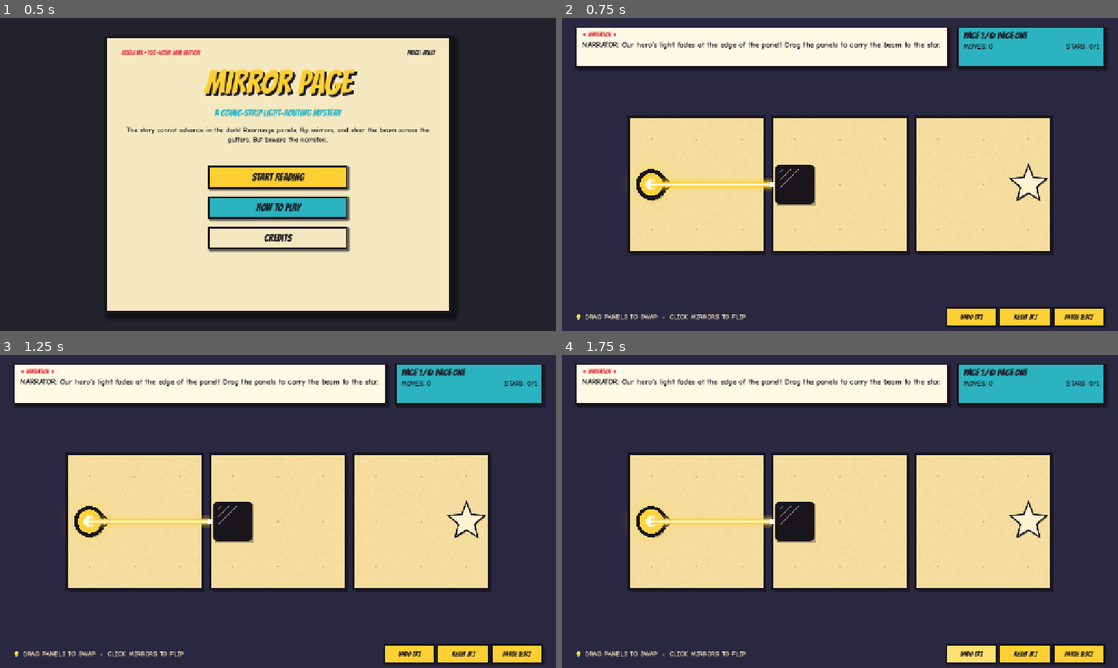
Above: before the commit, frames 1-4 (two rows, left to right).
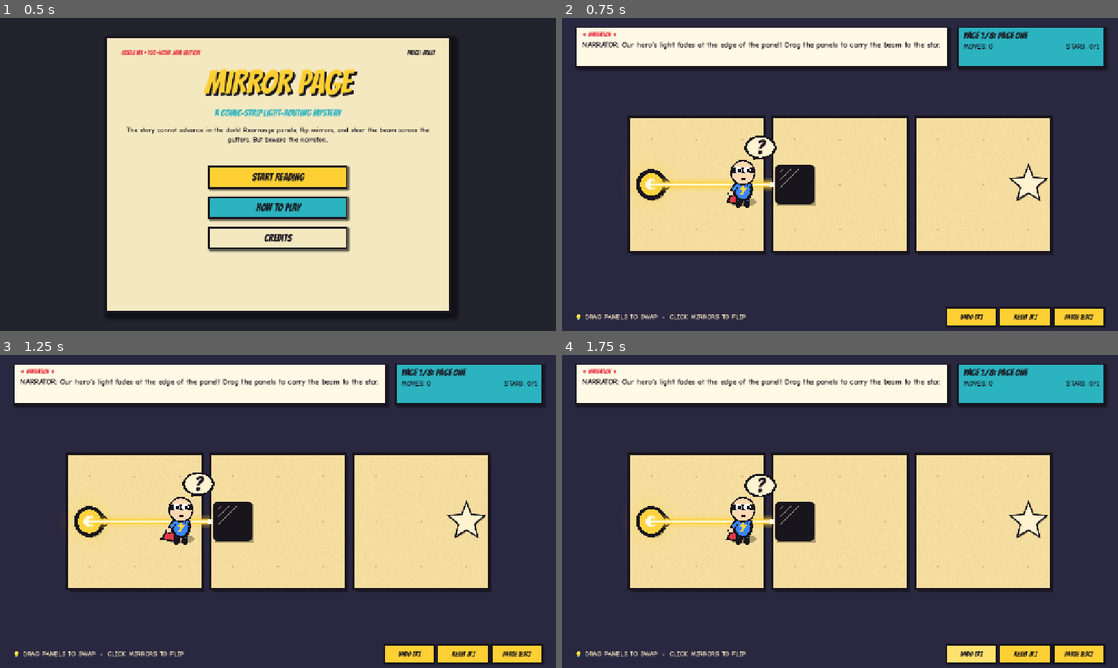
Above: after the commit, the same moments.

Repository: SankeerthNara/TGC-Game-Jam
Game: Godot game, scene res://scenes/main/main.tscn
Same seed, same stepped clock (60 frames per second), same inputs: the game is played once before the commit and once after it. Sound files missing from this copy of the repository are replaced by a short silence.
Inputs:
- Up to frame 1 (0.5 s): no input
- Up to frame 2 (0.75 s): click "START READING" at 0.5 s
- Up to frame 3 (1.25 s): no input
- Up to frame 4 (1.75 s): click "UNDO [Z]" at 1.25 s

Frame 1 is identical in both runs. In frame 2, 0.9% of the frame differs, in the area x 29-84%, y 4-61%; in frame 3, 0.9%, in the area x 28-84%, y 4-61%; in frame 4, 0.9%.

Commit message:
feat: comic hero that walks to the light and reacts, decoy wrong-page levels with skins
Co-Authored-By: Claude Sonnet 5.5 <noreply@anthropic.com>

Diff:
--- a/new-game-project/data/balance/level_hints.json
+++ b/new-game-project/data/balance/level_hints.json
@@ -9,6 +9,10 @@
 			"optimal_moves": 4
 		},
 		{
+			"file": "decoy_01.json",
+			"optimal_moves": 3
+		},
+		{
 			"file": "level_03.json",
 			"optimal_moves": 2,
 			"twist_optimal_moves": 2
@@ -16,6 +20,10 @@
 		{
 			"file": "level_04.json",
 			"optimal_moves": 6
+		},
+		{
+			"file": "decoy_02.json",
+			"optimal_moves": 3
 		},
 		{
 			"file": "level_05.json",
--- /dev/null
+++ b/new-game-project/data/levels/decoy_01.json
@@ -0,0 +1,26 @@
+{
+  "name": "Cupid's Crossword",
+  "type": "decoy",
+  "skin": "romance",
+  "reveal_after_moves": 2,
+  "panel_size": [
+    3,
+    3
+  ],
+  "layout": [
+    2,
+    2
+  ],
+  "rule": "normal",
+  "twist": "none",
+  "caption_intro": "NARRATOR: Next page! Light the star. Just a normal puzzle. Nothing suspicious about all these hearts and roses...",
+  "caption_twist": "NARRATOR: ...wait. Love letters? Roses? This isn't our comic! This is 'Heartthrob Monthly' #212. You turned the wrong page! Back we go!",
+  "cells": [
+    "..^...",
+    "###...",
+    "...../",
+    "......",
+    "...T..",
+    ".../.."
+  ]
+}
--- /dev/null
+++ b/new-game-project/data/levels/decoy_02.json
@@ -0,0 +1,26 @@
+{
+  "name": "Pastry Panic",
+  "type": "decoy",
+  "skin": "cooking",
+  "reveal_after_moves": 3,
+  "panel_size": [
+    3,
+    3
+  ],
+  "layout": [
+    2,
+    2
+  ],
+  "rule": "normal",
+  "twist": "none",
+  "caption_intro": "NARRATOR: Another page, another beam! Though the star looks oddly... croissant-shaped. Light it up!",
+  "caption_twist": "NARRATOR: OH NO. 'Pastry Panic Weekly'! That beam is a heat lamp and you just toasted the souffl\u00e9! WRONG PAGE again. I am so sorry. Moving on!",
+  "cells": [
+    "...#..",
+    ".#....",
+    "..<..\\",
+    ".....T",
+    "...../",
+    ".#...."
+  ]
+}
--- a/new-game-project/data/levels/index.json
+++ b/new-game-project/data/levels/index.json
@@ -1 +1 @@
-{ "levels": ["level_01.json", "level_02.json", "level_03.json", "level_04.json", "level_05.json", "level_06.json"] }
+{"levels": ["level_01.json", "level_02.json", "decoy_01.json", "level_03.json", "level_04.json", "decoy_02.json", "level_05.json", "level_06.json"]}
--- a/new-game-project/scripts/core/main.gd
+++ b/new-game-project/scripts/core/main.gd
@@ -10,6 +10,8 @@
 var level_data: Dictionary
 var undo_stack: Array[Dictionary] = []
 var busy := false
+var run_id := 0 ## bumps on every level start so stale timers do nothing
+var decoy_revealed := false
 var state := "menu" ## menu | playing | paused | ended
 
 var _caption: Label
@@ -101,6 +103,8 @@
 	level_data = GameState.current_level()
 	model = PageModel.from_data(level_data)
 	undo_stack.clear()
+	run_id += 1
+	decoy_revealed = false
 	busy = false
 	view.input_enabled = state == "playing"
 	view.set_model(model)
@@ -162,15 +166,40 @@
 	view.set_trace(tr)
 	EventBus.move_count_changed.emit(model.moves)
 	EventBus.beam_updated.emit(st["good_lit"], st["good_total"], st["bad_lit"])
+	if level_data.get("type", "puzzle") == "decoy":
+		if not decoy_revealed and (st["solved"] or model.moves >= int(level_data.get("reveal_after_moves", 2))):
+			_reveal_decoy()
+		return
 	if st["solved"]:
 		_on_solved()
 
 
+## A decoy page looks like a normal puzzle but belongs to some other comic.
+## Once the player has played with it a little, the narrator admits the mistake.
+func _reveal_decoy() -> void:
+	decoy_revealed = true
+	busy = true
+	view.input_enabled = false
+	var id := run_id
+	await get_tree().create_timer(0.7).timeout
+	if id != run_id or state != "playing":
+		return
+	view.shake(16.0)
+	EventBus.twist_triggered.emit("wrong_page")
+	EventBus.caption_changed.emit(level_data.get("caption_twist", "NARRATOR: Wrong page! Oops."))
+	await get_tree().create_timer(4.0).timeout
+	if id == run_id and state == "playing":
+		_advance()
+
+
 func _on_solved() -> void:
+	var id := run_id
 	busy = true
 	view.input_enabled = false
 	if level_data.get("twist", "none") == "flip" and not model.flipped:
 		await get_tree().create_timer(1.0).timeout
+		if id != run_id:
+			return
 		model.flipped = true
 		view.shake(18.0)
 		EventBus.twist_triggered.emit("flip")
@@ -182,7 +211,7 @@
 	EventBus.level_solved.emit(GameState.level_index)
 	EventBus.caption_changed.emit(level_data.get("caption_solved", "Page complete."))
 	await get_tree().create_timer(2.2).timeout
-	if state == "playing":
+	if id == run_id and state == "playing":
 		_advance()
 
 
--- /dev/null
+++ b/new-game-project/scripts/systems/hero_actor.gd
@@ -0,0 +1,170 @@
+class_name HeroActor
+extends RefCounted
+## The little comic hero who walks the page toward wherever the light ends up,
+## and reacts to what he finds. Purely visual; PageView owns and drives him.
+
+enum Mood { THINK, HAPPY, SCARED, CONFUSED }
+
+var pos := Vector2.ZERO
+var target := Vector2.ZERO
+var gaze := Vector2.ZERO
+var mood: Mood = Mood.THINK
+var villain := false
+
+var _placed := false
+var _t := 0.0
+var _walk := 0.0
+var _facing := 1.0
+var _moving := false
+
+
+func reset() -> void:
+	_placed = false
+	mood = Mood.THINK
+	villain = false
+
+
+func set_target(stand: Vector2, look_at: Vector2) -> void:
+	target = stand
+	gaze = look_at
+	if not _placed:
+		pos = stand
+		_placed = true
+
+
+func update(delta: float, cell: float) -> void:
+	_t += delta
+	var to := target - pos
+	_moving = to.length() > 3.0
+	if _moving:
+		pos = pos.move_toward(target, cell * 7.0 * delta)
+		_walk += delta * 15.0
+		if absf(to.x) > 2.0:
+			_facing = signf(to.x)
+	else:
+		_facing = signf(gaze.x - pos.x) if absf(gaze.x - pos.x) > 4.0 else _facing
+
+
+func draw(c: CanvasItem, s: float, ink: Color, paper: Color, font: Font, base: Vector2) -> void:
+	var hop := 0.0
+	if mood == Mood.HAPPY and not _moving:
+		hop = absf(sin(_t * 7.0)) * s * 0.22
+	var step := absf(sin(_walk)) * s * 0.05 if _moving else 0.0
+	var shake := Vector2(sin(_t * 60.0) * s * 0.02, 0.0) if mood == Mood.SCARED and not _moving else Vector2.ZERO
+	var root := pos + shake
+	var feet := root + Vector2(0, s * 0.3)
+
+	# ground shadow
+	c.draw_set_transform(base + feet, 0.0, Vector2(1.0, 0.3))
+	c.draw_circle(Vector2.ZERO, s * 0.24 - hop * 0.2, Color(0, 0, 0, 0.3))
+	c.draw_set_transform(base, 0.0, Vector2.ONE)
+
+	var o := root + Vector2(0, -step - hop)
+	var f := _facing
+	var suit := Color("3a86ff") if not villain else Color("7b2cbf")
+	var cape := Color("e63946") if not villain else Color("240046")
+	var skin := Color("ffd9b3")
+
+	# cape, trailing behind him (two triangles, so it is always a valid shape)
+	var sway := sin(_t * 6.0 + _walk) * s * 0.04 + (-f * s * 0.1 if _moving else 0.0)
+	var cs_l := o + Vector2(-0.12 * s, -0.02 * s)
+	var cs_r := o + Vector2(0.12 * s, -0.02 * s)
+	var hem_far := o + Vector2(-f * 0.3 * s + sway, 0.3 * s)
+	var hem_near := o + Vector2(-f * 0.06 * s + sway, 0.34 * s)
+	var mid := (cs_l + cs_r) * 0.5
+	for tri in [[cs_l, mid, hem_far], [mid, cs_r, hem_near], [mid, hem_far, hem_near]]:
+		c.draw_colored_polygon(PackedVector2Array(tri), cape)
+	c.draw_polyline(PackedVector2Array([cs_l, hem_far, hem_near, cs_r]), ink, s * 0.03)
+
+	# legs
+	var swing := sin(_walk) * s * 0.09 if _moving else 0.0
+	for side in [-1.0, 1.0]:
+		var hip := o + Vector2(side * 0.07 * s, 0.2 * s)
+		var foot := root + Vector2(side * 0.07 * s + side * swing, 0.34 * s)
+		c.draw_line(hip, foot, ink, s * 0.1)
+		c.draw_line(hip, foot, suit, s * 0.055)
+		c.draw_circle(foot, s * 0.055, ink)
+
+	# body
+	c.draw_set_transform(base + o + Vector2(0, 0.08 * s), 0.0, Vector2(1.0, 1.25))
+	c.draw_circle(Vector2.ZERO, s * 0.17, ink)
+	c.draw_circle(Vector2.ZERO, s * 0.13, suit)
+	c.draw_set_transform(base, 0.0, Vector2.ONE)
+	var bolt_c := o + Vector2(0, 0.08 * s)
+	c.draw_polyline(PackedVector2Array([bolt_c + Vector2(0.03, -0.08) * s, bolt_c + Vector2(-0.03, 0.0) * s, bolt_c + Vector2(0.03, 0.0) * s, bolt_c + Vector2(-0.03, 0.09) * s]), Color("ffd23f"), s * 0.035)
+	# arms: wave when happy, up when scared
+	var shoulder_l := o + Vector2(-0.12 * s, 0.03 * s)
+	var shoulder_r := o + Vector2(0.12 * s, 0.03 * s)
+	var hand_l := shoulder_l + Vector2(-0.08 * s, 0.12 * s + sin(_walk + 1.0) * s * 0.03 * (1.0 if _moving else 0.0))
+	var hand_r := shoulder_r + Vector2(0.08 * s, 0.12 * s - sin(_walk) * s * 0.03 * (1.0 if _moving else 0.0))
+	if mood == Mood.HAPPY and not _moving:
+		hand_r = shoulder_r + Vector2(0.1 * s, -0.16 * s - hop * 0.3)
+		hand_l = shoulder_l + Vector2(-0.1 * s, -0.16 * s - hop * 0.3)
+	elif mood == Mood.SCARED and not _moving:
+		hand_r = shoulder_r + Vector2(0.06 * s, -0.12 * s)
+		hand_l = shoulder_l + Vector2(-0.06 * s, -0.12 * s)
+	elif mood == Mood.THINK and not _moving:
+		hand_r = o + Vector2(0.05 * s * f, -0.1 * s) # hand on chin
+	for pair in [[shoulder_l, hand_l], [shoulder_r, hand_r]]:
+		c.draw_line(pair[0], pair[1], ink, s * 0.095)
+		c.draw_line(pair[0], pair[1], suit, s * 0.05)
+		c.draw_circle(pair[1], s * 0.05, skin)
+		c.draw_arc(pair[1], s * 0.05, 0.0, TAU, 12, ink, 1.6)
+
+	# head
+	var h := o + Vector2(0, -0.2 * s)
+	c.draw_circle(h, s * 0.215, ink)
+	c.draw_circle(h, s * 0.19, skin)
+	# hero mask
+	c.draw_rect(Rect2(h + Vector2(-0.19 * s, -0.09 * s), Vector2(0.38 * s, 0.1 * s)), ink)
+	# eyes follow the light
+	var look := (gaze - (root + Vector2(0, -0.2 * s)))
+	var look_dir := look.normalized() * s * 0.02 if look.length() > 1.0 else Vector2.ZERO
+	var eye_y := -0.045 * s
+	for side in [-1.0, 1.0]:
+		var ec: Vector2 = h + Vector2(side * 0.075 * s, eye_y)
+		c.draw_circle(ec, s * 0.06, Color.WHITE)
+		var pupil := ec + look_dir
+		if mood == Mood.CONFUSED:
+			pupil = ec + Vector2(sin(_t * 5.0 + side) * s * 0.02, cos(_t * 5.0) * s * 0.02)
+		c.draw_circle(pupil, s * (0.032 if mood != Mood.SCARED else 0.02), ink)
+		if villain:
+			c.draw_line(ec + Vector2(-side * 0.07 * s, -0.09 * s), ec + Vector2(side * 0.05 * s, -0.04 * s), ink, s * 0.035)
+	# mouth
+	var m := h + Vector2(0, 0.1 * s)
+	match mood:
+		Mood.HAPPY:
+			c.draw_arc(m + Vector2(0, -0.02 * s), s * 0.06, 0.15, PI - 0.15, 10, ink, s * 0.03)
+		Mood.SCARED:
+			c.draw_circle(m, s * 0.04, ink)
+		Mood.CONFUSED:
+			c.draw_polyline(PackedVector2Array([m + Vector2(-0.06, 0) * s, m + Vector2(-0.02, 0.025) * s, m + Vector2(0.02, -0.025) * s, m + Vector2(0.06, 0) * s]), ink, s * 0.028)
+		_:
+			c.draw_line(m + Vector2(-0.04 * s, 0), m + Vector2(0.04 * s, 0), ink, s * 0.03)
+	if villain:
+		c.draw_arc(m + Vector2(0, -0.035 * s), s * 0.07, 0.2, PI - 0.2, 10, ink, s * 0.035)
+	if mood == Mood.SCARED:
+		var drop := h + Vector2(0.2 * s, -0.12 * s + fmod(_t * s * 0.4, s * 0.15))
+		c.draw_circle(drop, s * 0.03, Color("4cc9f0"))
+
+	# thought / shout bubble
+	var symbol := "?"
+	match mood:
+		Mood.HAPPY:
+			symbol = "!"
+		Mood.SCARED:
+			symbol = "!?"
+		Mood.CONFUSED:
+			symbol = "??"
+		_:
+			symbol = "?" if fmod(_t, 2.4) < 1.2 else "..."
+	var bub := h + Vector2(0.3 * s, -0.42 * s - sin(_t * 3.0) * s * 0.02)
+	c.draw_circle(h + Vector2(0.2 * s, -0.24 * s), s * 0.025, ink)
+	c.draw_circle(h + Vector2(0.25 * s, -0.3 * s), s * 0.04, ink)
+	c.draw_set_transform(base + bub, 0.0, Vector2(1.35, 1.0))
+	c.draw_circle(Vector2.ZERO, s * 0.2, ink)
+	c.draw_circle(Vector2.ZERO, s * 0.17, paper if paper.get_luminance() > 0.5 else Color("fff9e6"))
+	c.draw_set_transform(base, 0.0, Vector2.ONE)
+	var fs := int(s * 0.34)
+	var sz := font.get_string_size(symbol, HORIZONTAL_ALIGNMENT_LEFT, -1, fs)
+	c.draw_string(font, bub + Vector2(-sz.x * 0.5, fs * 0.34), symbol, HORIZONTAL_ALIGNMENT_LEFT, -1, fs, Color("18151d"))
--- a/new-game-project/scripts/systems/page_model.gd
+++ b/new-game-project/scripts/systems/page_model.gd
@@ -27,6 +27,7 @@
 var flipped := false ## the narrator's twist: good and bad targets trade places
 var locked: Array[int] = []
 var moves := 0
+var skin := "" ## visual theme of the page (decoy pages use other comics' looks)
 
 
 static func from_data(data: Dictionary) -> PageModel:
@@ -52,6 +53,7 @@
 				m.dir[i] = EMITTER_CHARS[ch]
 			else:
 				m.kind[i] = CHAR_KIND.get(ch, Kind.EMPTY)
+	m.skin = data.get("skin", "")
 	var rule_name: String = data.get("rule", "normal")
 	m.rule = {"normal": Rule.NORMAL, "lying": Rule.LYING, "bend": Rule.BEND}.get(rule_name, Rule.NORMAL)
 	for p in data.get("locked_panels", []):
--- a/new-game-project/scripts/systems/page_view.gd
+++ b/new-game-project/scripts/systems/page_view.gd
@@ -11,6 +11,13 @@
 const TEX_HALFTONE := preload("res://assets/art/halftone_dot.png")
 const TEX_GLOW := preload("res://assets/art/radial_glow.png")
 const FONT_SHOUT := preload("res://assets/fonts/Bangers-Regular.ttf")
+
+## Page skins: the narrator sometimes drops you into some other comic entirely.
+const SKINS := {
+	"": {"paper": Color("fff3d1"), "ink": Color("18151d"), "bg": Color("2a2740")},
+	"romance": {"paper": Color("ffd9e4"), "ink": Color("4a0d2b"), "bg": Color("3d1730")},
+	"cooking": {"paper": Color("ffe9c9"), "ink": Color("4a2308"), "bg": Color("3a2412")},
+}
 
 const GUTTER := 18.0
 const TOP_MARGIN := 138.0
@@ -49,6 +56,9 @@
 var _pops: Array[Dictionary] = [] ## floating comic words
 var _last_lit := 0
 var _was_flipped := false
+var _hero := HeroActor.new()
+var _status := {}
+var _confused := false
 
 
 func _ready() -> void:
@@ -58,7 +68,12 @@
 	EventBus.panel_swapped.connect(_on_swapped)
 	EventBus.mirror_toggled.connect(_on_mirror)
 	EventBus.panel_rejected.connect(_on_rejected)
-	EventBus.twist_triggered.connect(func(_k: String) -> void: _pop("PLOT TWIST!", Vector2(640, 110), BAD, 64))
+	EventBus.twist_triggered.connect(func(kind: String) -> void:
+		if kind == "wrong_page":
+			_confused = true
+			_pop("WRONG PAGE!", Vector2(640, 118), BAD, 64)
+		else:
+			_pop("PLOT TWIST!", Vector2(640, 110), BAD, 64))
 
 
 func set_model(m: PageModel) -> void:
@@ -67,7 +82,9 @@
 	_pops.clear()
 	_last_lit = 0
 	_was_flipped = false
-	RenderingServer.set_default_clear_color(BG_NORMAL)
+	_confused = false
+	_hero.reset()
+	RenderingServer.set_default_clear_color(SKINS.get(m.skin, SKINS[""])["bg"])
 	_layout()
 	queue_redraw()
 
@@ -78,6 +95,9 @@
 		_pop("ZAP!", _lit_pos(t), GOOD, 46)
 	_last_lit = lit_now
 	trace = t
+	if model != null:
+		_status = model.status(t)
+		_aim_hero(t)
 	queue_redraw()
 
 
@@ -131,6 +151,29 @@
 	return Vector2(640, 300)
 
 
+# --- hero --------------------------------------------------------------------
+
+## Sends the hero to stand just before wherever the beam ends, looking at it.
+func _aim_hero(t: Dictionary) -> void:
+	var paths: Array = t["paths"]
+	if paths.is_empty():
+		_hero.set_target(Vector2(640, 360), Vector2(640, 360))
+		return
+	var path: PackedVector2Array = paths[0]
+	var end := to_px(path[path.size() - 1])
+	var prev := to_px(path[maxi(path.size() - 2, 0)])
+	var dir := (end - prev).normalized() if end.distance_to(prev) > 1.0 else Vector2.RIGHT
+	_hero.set_target(end - dir * cell_size * 0.65, end)
+	if _confused:
+		_hero.mood = HeroActor.Mood.CONFUSED
+	elif _status.get("good_lit", 0) > 0:
+		_hero.mood = HeroActor.Mood.HAPPY
+	elif _status.get("bad_lit", 0) > 0:
+		_hero.mood = HeroActor.Mood.SCARED
+	else:
+		_hero.mood = HeroActor.Mood.THINK
+
+
 # --- juice -------------------------------------------------------------------
 
 func _pop(text: String, pos: Vector2, color: Color, size := 40) -> void:
@@ -167,6 +210,11 @@
 		_slide[k] = (_slide[k] as Vector2).lerp(Vector2.ZERO, 1.0 - exp(-delta * 12.0))
 		if (_slide[k] as Vector2).length() < 0.6:
 			_slide.erase(k)
+	if model != null:
+		_hero.villain = model.flipped
+		if _confused:
+			_hero.mood = HeroActor.Mood.CONFUSED
+		_hero.update(delta, cell_size)
 	for p in _pops:
 		p["t"] += delta
 	_pops = _pops.filter(func(p: Dictionary) -> bool: return p["t"] < 1.0)
@@ -226,8 +274,9 @@
 func _draw() -> void:
 	if model == null:
 		return
-	_paper = PAPER_TWIST if model.flipped else PAPER_NORMAL
-	_ink = INK_TWIST if model.flipped else INK_NORMAL
+	var skin: Dictionary = SKINS.get(model.skin, SKINS[""])
+	_paper = PAPER_TWIST if model.flipped else skin["paper"]
+	_ink = INK_TWIST if model.flipped else skin["ink"]
 	var vp := get_viewport_rect().size
 	draw_texture_rect(TEX_HALFTONE, Rect2(Vector2.ZERO, vp), true, Color(1, 1, 1, 0.07))
 	var off := Vector2(randf_range(-_shake, _shake), randf_range(-_shake, _shake)) if _shake > 0.0 else Vector2.ZERO
@@ -236,6 +285,7 @@
 		if i != _drag_panel or not _dragging:
 			_draw_panel(i, _slide.get(i, Vector2.ZERO))
 	_draw_beams()
+	_hero.draw(self, cell_size * 1.3, _ink, _paper, FONT_SHOUT, off)
 	if _dragging:
 		_draw_panel(_drag_panel, _drag_pos - _drag_start, true)
 	draw_set_transform(Vector2.ZERO)
Not shown, added: new-game-project/scripts/systems/hero_actor.gd.uid
Not shown, changed: docs/ARCHITECTURE.md
Not shown, changed: docs/SCOPE.md
